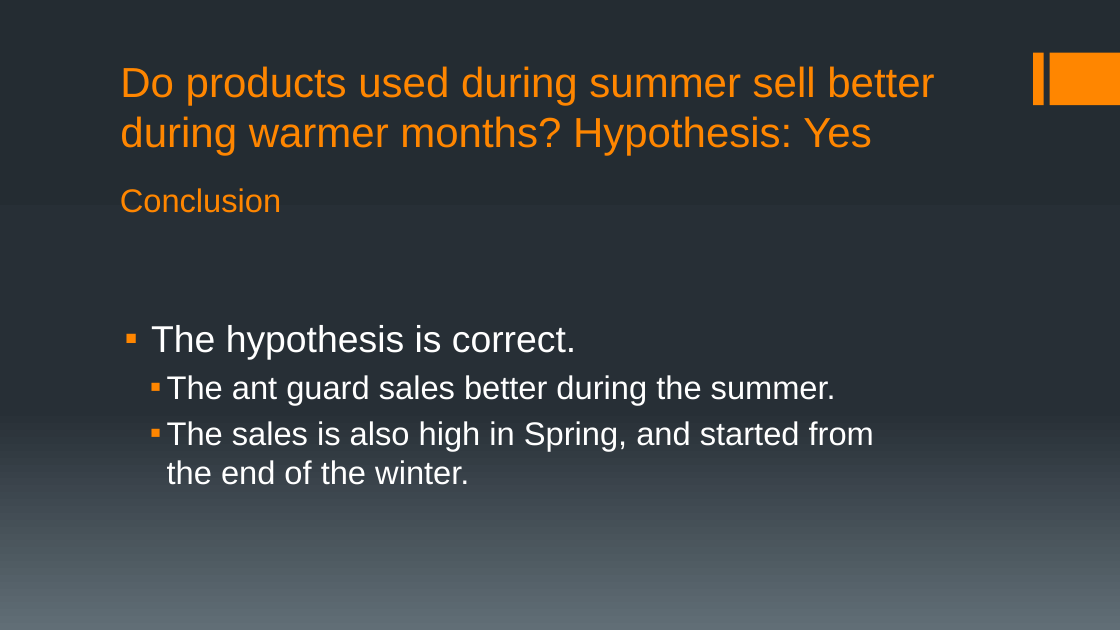
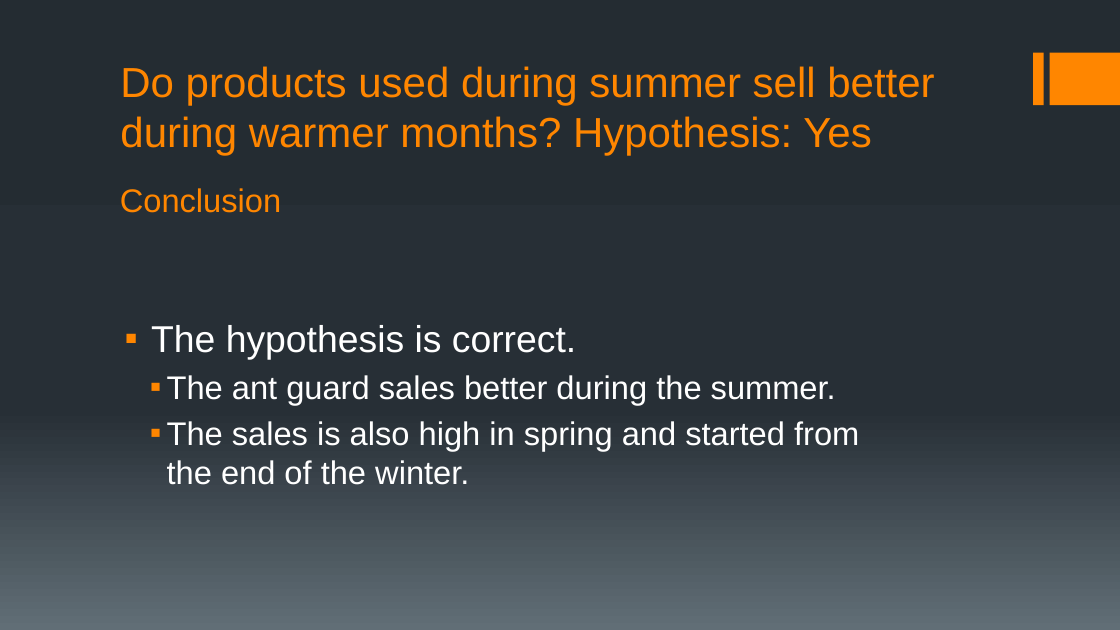
Before and after one commit to warnerm06/Amazon-Sales-Analysis, a slide deck: slide 15 of amazon-final.pptx. Drawn at 1120x630 pixels with LibreOffice and Linux fonts; fonts in the diff are those of the drawing. Boxes give left, top, right and bottom in pixels: in the first picture for what was removed or moved away, otherwise in the second. Text is boxed around its words. In the diff, an @@ line names an element or a change of style, - is before the commit and + after.

```diff
--- a/amazon-final.pptx
+++ b/amazon-final.pptx
@@ text at <box>167,421,859,485</box>: text changed @@
-  ▪ The sales is also high in Spring, and started from the end of the winter.
+  ▪ The sales is also high in spring and started from the end of the winter.
```
Also in this commit, not shown: 5 other slides changed.
